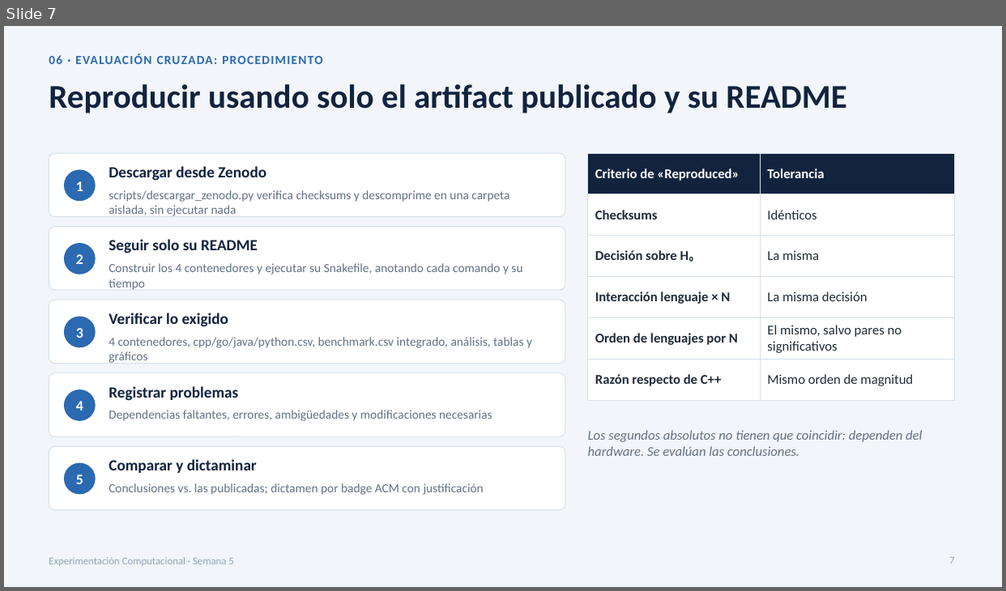
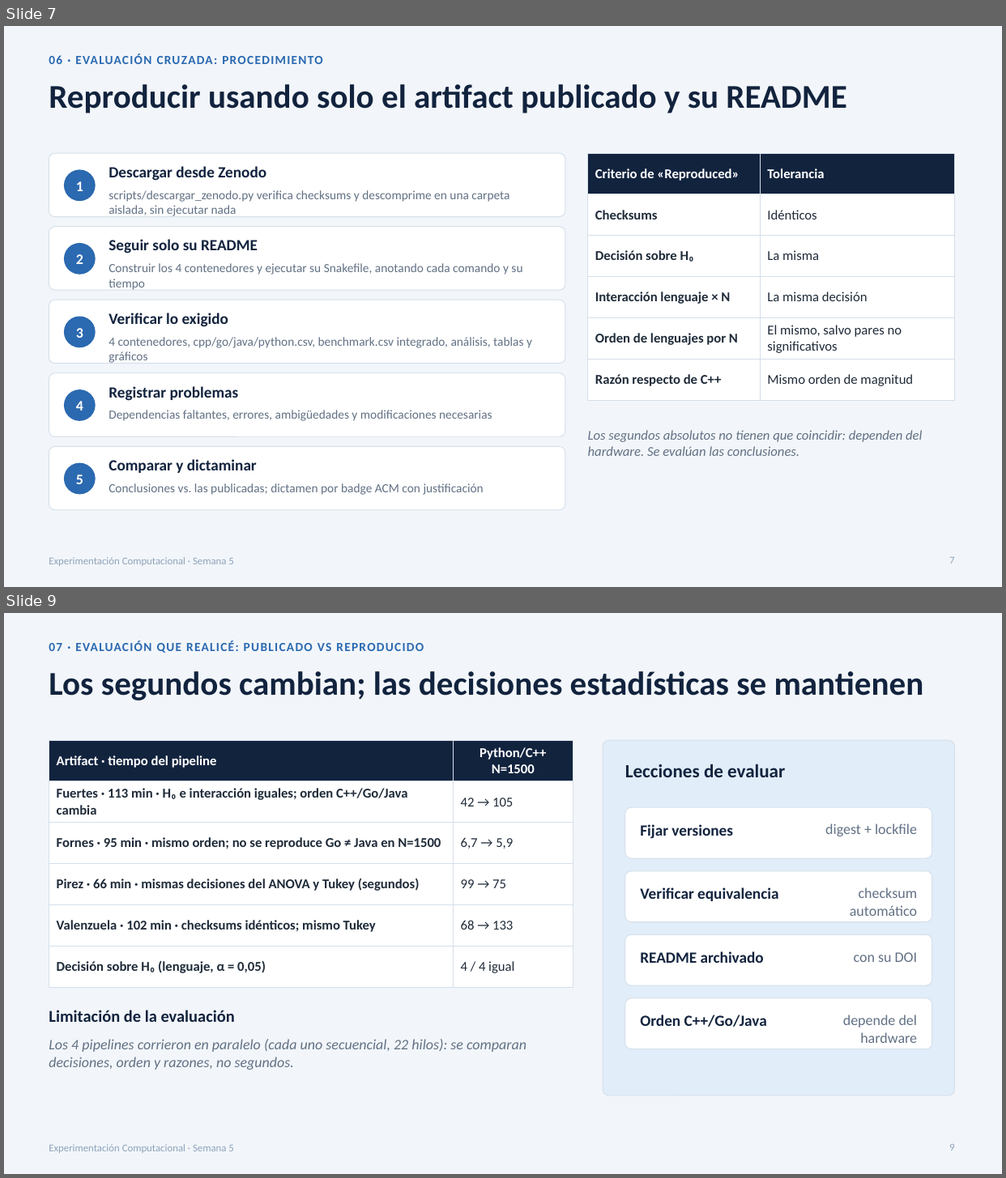
Before and after one commit to Pmiqueles-usach/Modulo2-Inv-experimental, a slide deck: docs/presentaciones/Presentacion_Semana_5_Publicacion_y_Evaluacion_Cruzada.pptx. Shown one above the other, each under a label of ours: slide 7 before the commit, slides 7 and 9 after it; the slides between them are not shown. The pictures are 1006x591 and 1006x1178 pixels, drawn with LibreOffice and Linux fonts; fonts in the diff are those of the drawing. Boxes give left, top, right and bottom in pixels: in the first picture for what was removed or moved away, otherwise in the second. Text is boxed around its words. In the diff, an @@ line names an element or a change of style, - is before the commit and + after.

Commit message:
docs(semana-5): evaluación cruzada de 4 artifacts y presentación final completa
- Reproducción completa (Docker/Podman + Snakemake) de los artifacts de
  Fuertes, Fornes, Pirez y Valenzuela descargados desde Zenodo.
- Evaluaciones por compañero con dictamen ACM, resumen y hallazgos
  transversales en docs/evaluacion-cruzada/.
- scripts/comparar_evaluacion.py: análisis uniforme publicado vs reproducido.
- Presentación semana 5: láminas de evaluación realizada y comparación.
- README §7.4–7.5 actualizado.

```diff
--- a/docs/presentaciones/Presentacion_Semana_5_Publicacion_y_Evaluacion_Cruzada.pptx
+++ b/docs/presentaciones/Presentacion_Semana_5_Publicacion_y_Evaluacion_Cruzada.pptx
@@ slide 9 added at <box>4,613,1002,1174</box>, background #F2F6FA; not listed: 1 template element that a slide beside it also shows @@
@@ text added at <box>49,641,424,653</box>, 12 pt, text #2B69B0, bold @@
+07 · EVALUACIÓN QUE REALICÉ: PUBLICADO VS REPRODUCIDO
@@ title added at <box>49,671,924,700</box>, 32 pt, text #12233E, bold @@
+Los segundos cambian; las decisiones estadísticas se mantienen
@@ table added at <box>49,740,573,977</box>, 6 rows, 2 columns @@
+Artifact · tiempo del pipeline | Python/C++ N=1500
+Fuertes · 113 min · H₀ e interacción iguales; orden C++/Go/Java cambia | 42 → 105
+Fornes · 95 min · mismo orden; no se reproduce Go ≠ Java en N=1500 | 6,7 → 5,9
+Pirez · 66 min · mismas decisiones del ANOVA y Tukey (segundos) | 99 → 75
+Valenzuela · 102 min · checksums idénticos; mismo Tukey | 68 → 133
+Decisión sobre H₀ (lenguaje, α = 0,05) | 4 / 4 igual
@@ rounded rectangle added at <box>603,740,955,1096</box>, fill #E1EDF9, outline #D5DFEA 0.75 pt @@
@@ text added at <box>625,764,785,777</box>, 18 pt, text #12233E, bold @@
+Lecciones de evaluar
@@ rounded rectangle added at <box>625,807,932,858</box>, fill #FFFFFF, outline #D5DFEA 0.75 pt @@
@@ text added at <box>640,824,733,839</box>, 15 pt, text #12233E, bold @@
+Fijar versiones
@@ text added at <box>825,824,917,837</box>, 14 pt, text #627184 @@
+digest + lockfile
@@ rounded rectangle added at <box>625,871,932,922</box>, fill #FFFFFF, outline #D5DFEA 0.75 pt @@
@@ text added at <box>640,888,778,901</box>, 15 pt, text #12233E, bold @@
+Verificar equivalencia
@@ text added at <box>850,888,917,916</box>, 14 pt, text #627184 @@
+checksum automático
@@ rounded rectangle added at <box>625,935,932,986</box>, fill #FFFFFF, outline #D5DFEA 0.75 pt @@
@@ text added at <box>640,952,764,963</box>, 15 pt, text #12233E, bold @@
+README archivado
@@ text added at <box>854,952,918,962</box>, 14 pt, text #627184 @@
+con su DOI
@@ rounded rectangle added at <box>625,999,932,1050</box>, fill #FFFFFF, outline #D5DFEA 0.75 pt @@
@@ text added at <box>49,1010,235,1022</box>, 16 pt, text #12233E, bold @@
+Limitación de la evaluación
@@ text added at <box>640,1015,767,1027</box>, 15 pt, text #12233E, bold @@
+Orden C++/Go/Java
@@ text added at <box>843,1015,917,1043</box>, 14 pt, text #627184 @@
+depende del hardware
@@ text added at <box>49,1039,526,1070</box>, 14 pt, text #627184, italic @@
+Los 4 pipelines corrieron en paralelo (cada uno secuencial, 22 hilos): se comparan decisiones, orden y razones, no segundos.
@@ page number added at <box>949,1144,954,1151</box>, 10 pt, text #8FA3BA @@
+9
```
Also in this commit, not shown: 2 slides changed, 11 other files.
